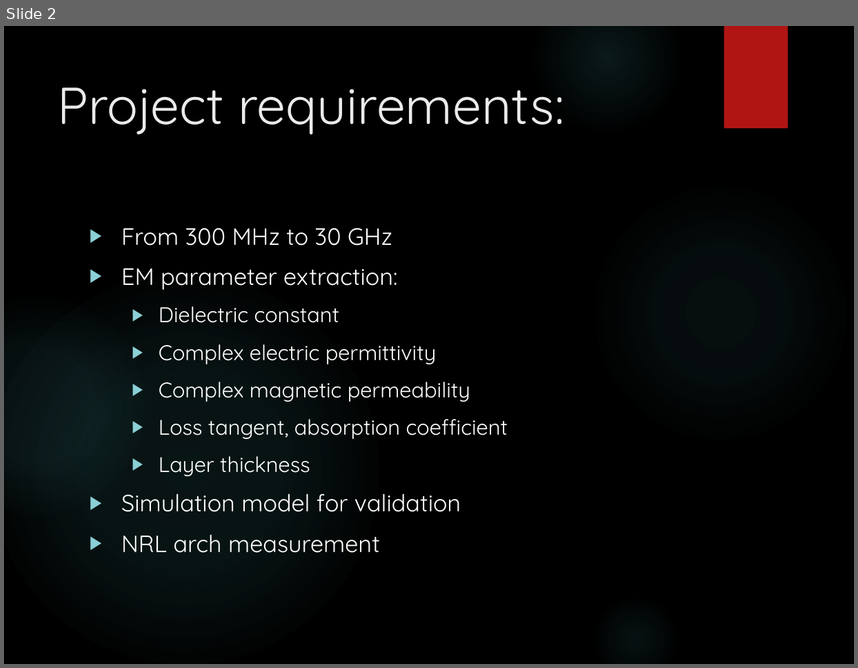
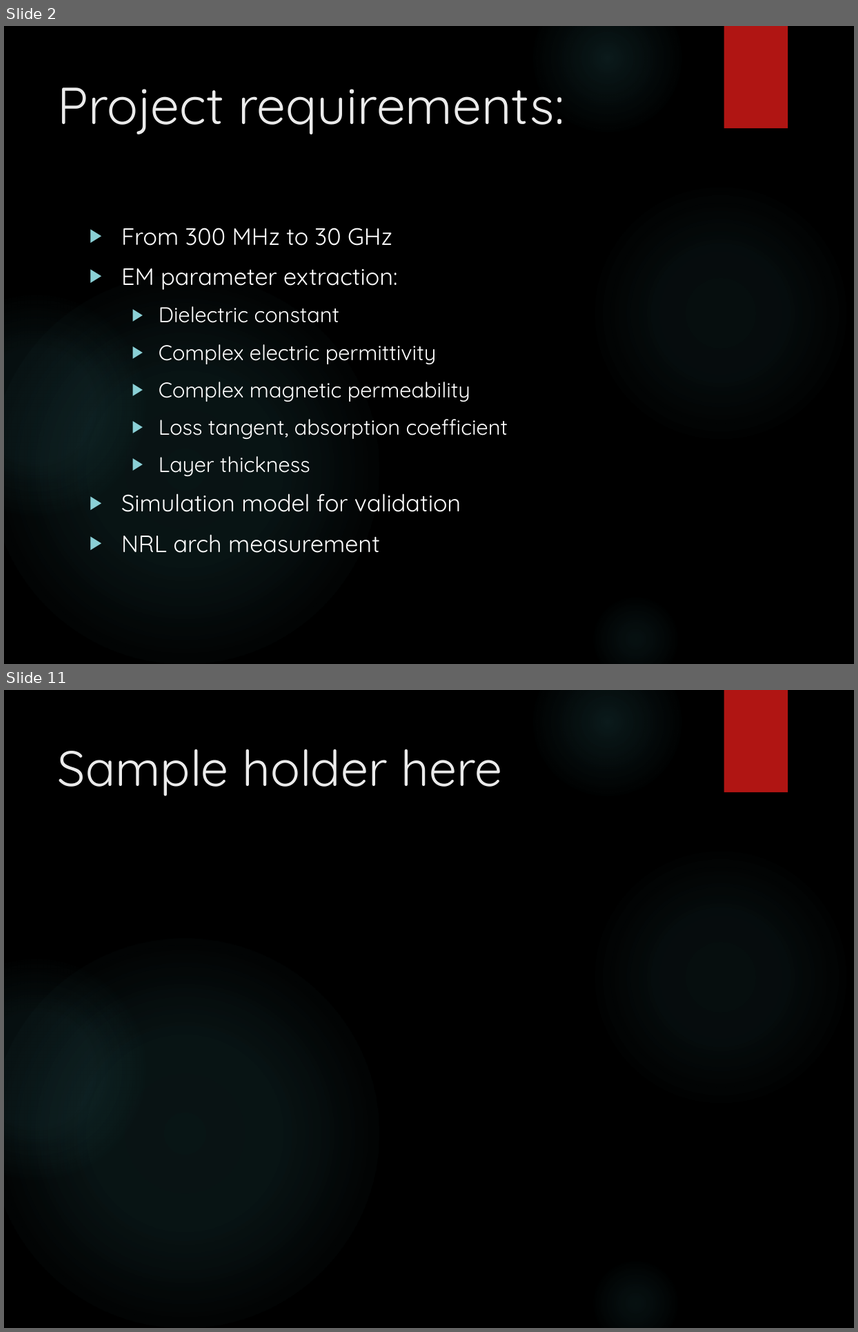
Before and after one commit to trankhiemha/ECE412-413-Capstone-Project-N3, a slide deck: Capstone project proposal presentation.pptx. Shown one above the other, each under a label of ours: slide 2 before the commit, slides 2 and 11 after it; the slides between them are not shown. The pictures are 858x668 and 858x1332 pixels, drawn with LibreOffice and Linux fonts; fonts in the diff are those of the drawing; background and template pictures are left out. Boxes give left, top, right and bottom in pixels: in the first picture for what was removed or moved away, otherwise in the second. Text is boxed around its words. In the diff, an @@ line names an element or a change of style, - is before the commit and + after.

```diff
--- a/Capstone project proposal presentation.pptx
+++ b/Capstone project proposal presentation.pptx
@@ slide 11 added at [4,690,854,1328], background picture (left out); not listed: 6 template elements that a slide beside it also shows @@
@@ title added at [58,749,502,796], 42 pt, text #EBEBEB @@
+Sample holder here
```
Also in this commit, not shown: 9 slides changed, 3 other slides added, 1 slide removed.
